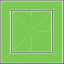
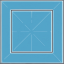
Before/after of a w=64, h=64 layered artwork. What changed in the layer stack:
painted on "2Dゲームのタイル。SF感のあるピンク色。枠がある のコピー" over (0, 0, 64, 64)
